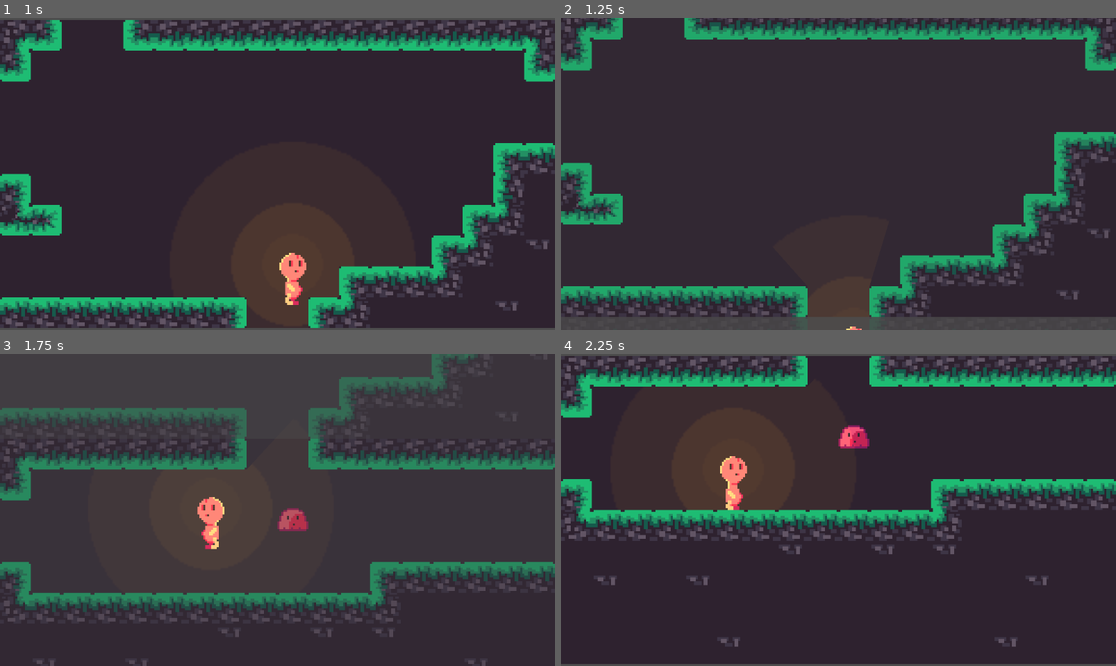
Above: before the commit, frames 1-4 (two rows, left to right).
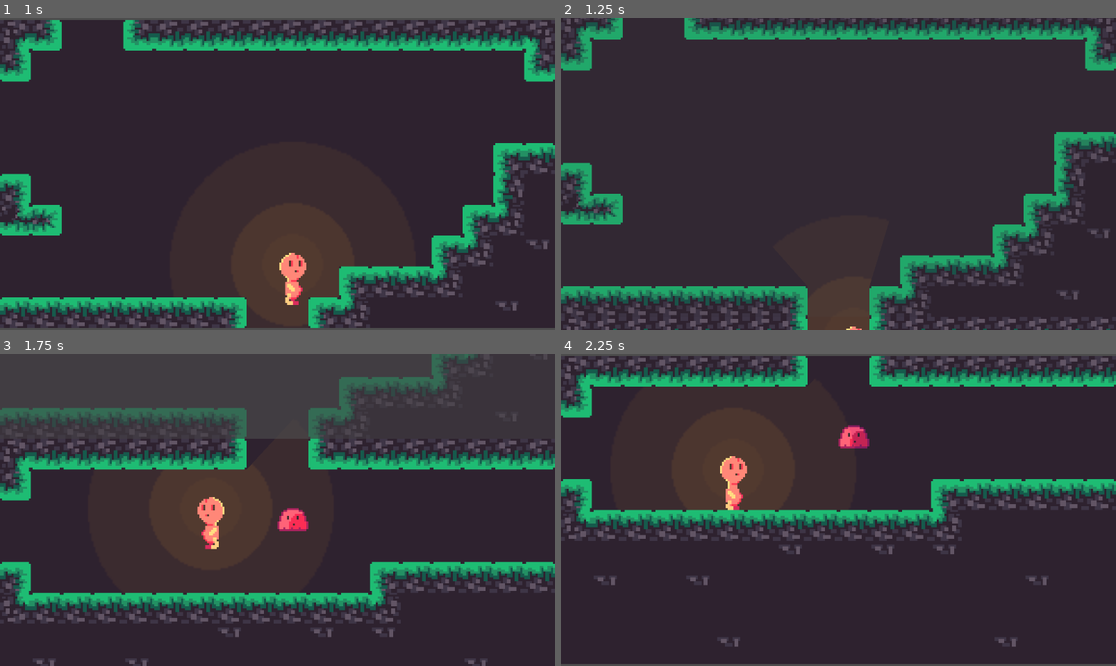
Above: after the commit, the same moments.

Repository: LucasKantola/Pirots-2-game-jam
Game: Godot game, scene res://Assets/Scenes/World.tscn
Two runs of this game, one before a commit and one after it. Both use one fixed random seed, a clock stepped at 60 frames per second and the inputs below. This scene is started directly instead of the project's main scene.
Inputs:
- Up to frame 1 (1 s): hold D (right) from 0.53 s (still down); hold Space (shoot) from 0.53 s (still down)
- Up to frame 2 (1.25 s): keep holding D (right); keep holding Space (shoot)
- Up to frame 3 (1.75 s): release D (right) at 1.28 s; release Space (shoot) at 1.28 s; hold A (left) from 1.28 s (still down); tap Space (shoot) at 1.35 s
- Up to frame 4 (2.25 s): release A (left) at 2.03 s; hold D (right) from 2.03 s (still down); hold Space (shoot) from 2.03 s (still down)

Frame 1 is identical in both runs. In frame 2, 2.8% of the frame differs, in the area x 0-100%, y 95-100%; in frame 3, 7.3%, in the area x 0-100%, y 27-81%; in frame 4, nothing differs.

Commit message:
Give rooms some independence

Diff:
--- a/Assets/Scenes/Rooms/room_1.tscn
+++ b/Assets/Scenes/Rooms/room_1.tscn
@@ -1,10 +1,12 @@
-[gd_scene load_steps=4 format=3 uid="uid://c4s4lawnojq1e"]
+[gd_scene load_steps=5 format=3 uid="uid://c4s4lawnojq1e"]
 
 [ext_resource type="TileSet" uid="uid://7yyqjjb2bfyw" path="res://Assets/TileSets/Bakgrund.tres" id="1_4l1xm"]
+[ext_resource type="Script" path="res://Assets/Scripts/Room.gd" id="1_bxnxv"]
 [ext_resource type="TileSet" uid="uid://cujduytkfoa0" path="res://Assets/TileSets/Terrain.tres" id="2_xvo04"]
 [ext_resource type="PackedScene" uid="uid://b3slqhwogcge4" path="res://Assets/Scenes/Door.tscn" id="5_kkj2g"]
 
 [node name="Room1" type="Node2D"]
+script = ExtResource("1_bxnxv")
 
 [node name="RoomShape" type="Control" parent="."]
 clip_contents = true
--- a/Assets/Scenes/Rooms/room_2.tscn
+++ b/Assets/Scenes/Rooms/room_2.tscn
@@ -1,10 +1,12 @@
-[gd_scene load_steps=4 format=3 uid="uid://c7uho47601j00"]
+[gd_scene load_steps=5 format=3 uid="uid://c7uho47601j00"]
 
+[ext_resource type="Script" path="res://Assets/Scripts/Room.gd" id="1_7xenr"]
 [ext_resource type="TileSet" uid="uid://7yyqjjb2bfyw" path="res://Assets/TileSets/Bakgrund.tres" id="1_nux68"]
 [ext_resource type="TileSet" uid="uid://cujduytkfoa0" path="res://Assets/TileSets/Terrain.tres" id="2_314ne"]
 [ext_resource type="PackedScene" uid="uid://b3slqhwogcge4" path="res://Assets/Scenes/Door.tscn" id="5_gjr8b"]
 
 [node name="Room2" type="Node2D"]
+script = ExtResource("1_7xenr")
 
 [node name="RoomShape" type="Control" parent="."]
 clip_contents = true
--- a/Assets/Scenes/Rooms/room_3.tscn
+++ b/Assets/Scenes/Rooms/room_3.tscn
@@ -1,10 +1,12 @@
-[gd_scene load_steps=4 format=3 uid="uid://cgwt3ffttqnu8"]
+[gd_scene load_steps=5 format=3 uid="uid://cgwt3ffttqnu8"]
 
 [ext_resource type="TileSet" uid="uid://7yyqjjb2bfyw" path="res://Assets/TileSets/Bakgrund.tres" id="1_3jqgr"]
+[ext_resource type="Script" path="res://Assets/Scripts/Room.gd" id="1_aievy"]
 [ext_resource type="TileSet" uid="uid://cujduytkfoa0" path="res://Assets/TileSets/Terrain.tres" id="2_od3mg"]
 [ext_resource type="PackedScene" uid="uid://b3slqhwogcge4" path="res://Assets/Scenes/Door.tscn" id="5_4dm7h"]
 
 [node name="Room3" type="Node2D"]
+script = ExtResource("1_aievy")
 
 [node name="RoomShape" type="Control" parent="."]
 clip_contents = true
--- a/Assets/Scripts/Door.gd
+++ b/Assets/Scripts/Door.gd
@@ -30,7 +30,7 @@
 #endregion
 #endregion
 
-var destinationRoom: Node2D
+var destinationRoom: Room
 var destinationDoor: Door
 
 func _ready():
--- /dev/null
+++ b/Assets/Scripts/Room.gd
@@ -0,0 +1,53 @@
+extends Node2D
+
+class_name Room
+
+#region Public variables
+#region Transition variables
+@export_group("Transition")
+@export_range(0, 3, 0.1, "or_greater") var transitionDurationSeconds: float = 1.0
+#endregion
+#endregion
+
+var transitionState := TransitionState.NONE
+var t := 1.0
+
+func _process(delta):
+    if transitionState == TransitionState.NONE:
+        return
+    elif transitionState == TransitionState.APPEARING:
+        if transitionDurationSeconds == 0:
+            t = 1.0
+        else:
+            t += delta / transitionDurationSeconds
+        if t >= 1.0:
+            # Done appearing
+            transitionState = TransitionState.NONE
+            t = 1.0
+    elif transitionState == TransitionState.DISAPPEARING:
+        if transitionDurationSeconds == 0:
+            t = 0.0
+        else:
+            t -= delta / transitionDurationSeconds
+        if t <= 0.0:
+            # Done disappearing
+            process_mode = PROCESS_MODE_DISABLED
+            transitionState = TransitionState.NONE
+            t = 0.0
+
+    set_deferred("modulate", Color(modulate, t))
+
+func disappear():
+    transitionState = TransitionState.DISAPPEARING
+    # TODO: Disable colliders
+
+func appear():
+    process_mode = PROCESS_MODE_INHERIT
+    transitionState = TransitionState.APPEARING
+    # TODO: Enable colliders
+
+enum TransitionState {
+    NONE,
+    APPEARING,
+    DISAPPEARING,
+}
--- a/Assets/Scripts/World.gd
+++ b/Assets/Scripts/World.gd
@@ -11,35 +11,10 @@
 @onready var player = $Player
 #endregion
 
-var currentRoom: Node2D
-var fadingRooms: Array[Node2D]
-var appearingRooms: Array[Node2D]
+var currentRoom: Room
 
 func _ready():
-    currentRoom = $Rooms.get_children()[0]
-
-func _process(delta):
-    # Fading rooms
-    for room in fadingRooms:
-        var modulate: Color = room.modulate
-        if transitionDurationSeconds == 0:
-            modulate.a = 0
-        else:
-            modulate.a = clamp(modulate.a - delta / transitionDurationSeconds, 0, 1)
-        room.modulate = modulate
-        if modulate.a == 0:
-            fadingRooms.erase(room)
-
-    # Appearing rooms
-    for room in appearingRooms:
-        var modulate: Color = room.modulate
-        if transitionDurationSeconds == 0:
-            modulate.a = 1
-        else:
-            modulate.a = clamp(modulate.a + delta / transitionDurationSeconds, 0, 1)
-        room.modulate = modulate
-        if modulate.a == 1:
-            appearingRooms.erase(room)
+    currentRoom = $Rooms.get_children()[0] as Room
 
 func enter_door(door: Door) -> void:
     print("Entering room " + door.destinationScenePath)
@@ -52,26 +27,10 @@
     var destinationRoom = door.destinationRoom
     var destinationDoor = door.destinationDoor
     # Transition to new room
-    destinationDoor.disabled = true
-    destinationRoom.process_mode = PROCESS_MODE_INHERIT
-    currentRoom.process_mode = PROCESS_MODE_DISABLED
-
-    fade(currentRoom)
-    if not destinationExists:
-        destinationRoom.modulate.a = 0
-    appear(destinationRoom)
+    currentRoom.disappear()
+    destinationRoom.appear()
 
     currentRoom = destinationRoom
-
-func fade(x: Node2D):
-    fadingRooms.append(x)
-    if x in appearingRooms:
-        appearingRooms.erase(x)
-
-func appear(x: Node2D):
-    appearingRooms.append(x)
-    if x in fadingRooms:
-        fadingRooms.erase(x)
 
 func createDoorDestination(door: Door) -> void:
     # Intantiate scene
